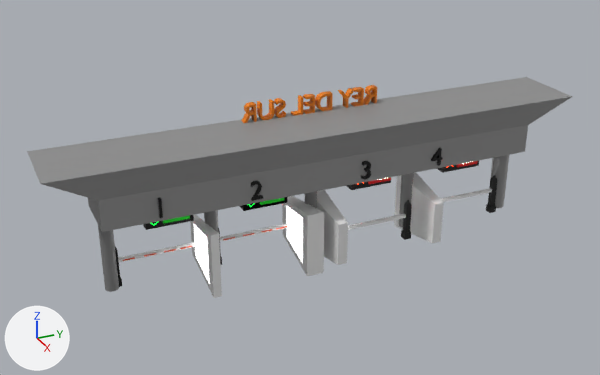
Two versions of the FBX model Assets/Models/el_paria_border_crossing_border_checkpoint.fbx, one commit apart.
Rendered twice from a 50 mm camera at (679.0, -327.0, 360.0) aimed at (-4.0, -20.0, 18.0). Lighting does not change. The marker at lower left points along +X, +Y and +Z. Where no turn or scale is listed for an object, it has been applied to the vertices.

Before the edit, the objects in view are built like this:
```python
me_cube_011 = bpy.data.meshes.new('Cube.011')
me_cube_011.from_pydata(...)  # 12 vertices, 10 faces; spans x -35.1..35.1, y -8.8..8.8, z -26.1..40.5
# faces by material slot: [9, 1]
me_cube_011.materials.append(mat_material_038)  # white #e7e7e7
me_cube_011.materials.append(mat_material_039)  # white #e7e7e7
me_cylinder_003 = bpy.data.meshes.new('Cylinder.003')
me_cylinder_003.from_pydata(...)  # 96 vertices, 66 faces; spans x -7.9..7.9, y -9.2..9.2, z -7.5..70.1
me_cylinder_003.materials.append(mat_material_037)  # grey #888888
me_text = bpy.data.meshes.new('Text')
me_text.from_pydata(...)  # 962 vertices, 1419 faces; spans x -3.8..3.8, y -146.7..-2.0, z -0.2..18.1
me_text.materials.append(mat_material_001)  # orange #e77c00
ob_cube_010 = bpy.data.objects.new('Cube.010', me_cube_011)
ob_cube_010.location = (10.8, 111.4, -32.6)
ob_cylinder_003 = bpy.data.objects.new('Cylinder.003', me_cylinder_003)
ob_cylinder_003.location = (0.1, 219.0, -38.9)
ob_text = bpy.data.objects.new('Text', me_text)
ob_text.location = (-30.7, 77.9, 85.1)
# also in view: 'Cube.011' at (1.0, -22.0, -25.0); 'Cube' at (0.0, 3.0, 57.0); 'Cylinder.005' at (0.0, -213.0, -8.0); 'Cube.009' at (11.0, 3.0, -25.0); 'Cube.012' at (1.0, -123.0, -25.0)
```
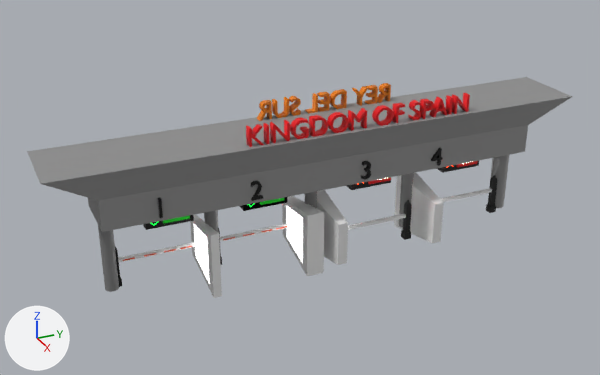
The change, as a list of edits to the scene's bpy script:
```text
Add mat_material_111:
    mat_material_111 = principled_material('Material.111')
    mat_material_111.base_color = (0.8, 0.0, 0.00435)  # red #e7000e
Add me_text_003:
    me_text_003.from_pydata(...)  # 1202 vertices, 1767 faces; spans x -4.0..4.0, y 2.0..234.0, z 0.0..18.0
    me_text_003.materials.append(mat_material_111)  # red #e7000e
Change ob_text:
    ob_text.location: (-30.7, 77.9, 85.1) -> (-30.7, 93.7, 85.1)
Add ob_text_018:
    ob_text_018 = bpy.data.objects.new('Text.018', me_text_003)
    ob_text_018.location = (29.0, -87.8, 85.1)
```

Where the change shows, as pixel boxes (x1, y1, x2, y2) in the pictures (600 x 375 px):
'Text.018', added (red): after (246, 93, 470, 147)
'Text', moved: before (241, 85, 377, 123); after (257, 83, 391, 121)
